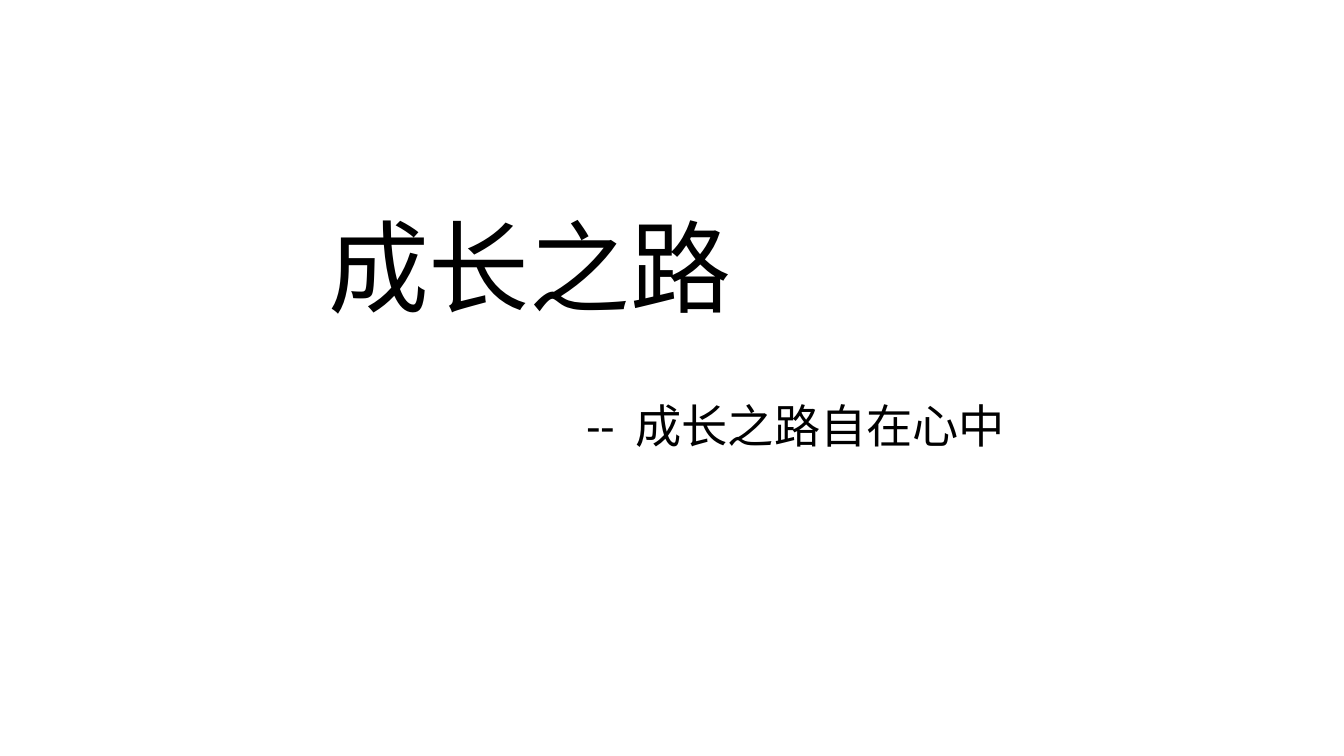
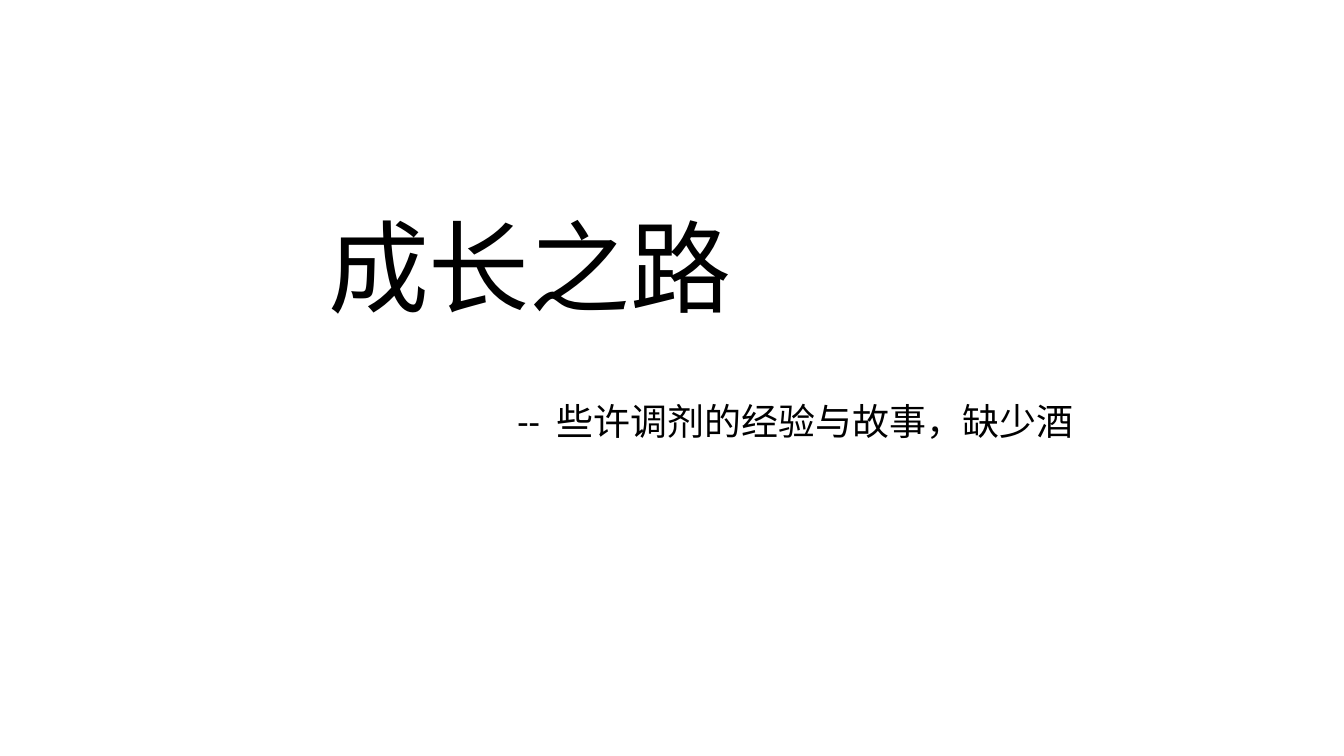
Before and after one commit to Kate-liu/Coder-Working, a slide deck: slide 1 of 9-Self article/标题Deno.pptx. Drawn at 1344x756 pixels with LibreOffice and Linux fonts; fonts in the diff are those of the drawing. Boxes give left, top, right and bottom in pixels: in the first picture for what was removed or moved away, otherwise in the second. Text is boxed around its words. In the diff, an @@ line names an element or a change of style, - is before the commit and + after.

```diff
--- a/9-Self article/标题Deno.pptx
+++ b/9-Self article/标题Deno.pptx
@@ subtitle at (557,404,1074,439): text changed; size 33 to 26.4 pt @@
--- 成长之路自在心中
+-- 些许调剂的经验与故事，缺少酒
```
Also in this commit, not shown: 2 other files.
